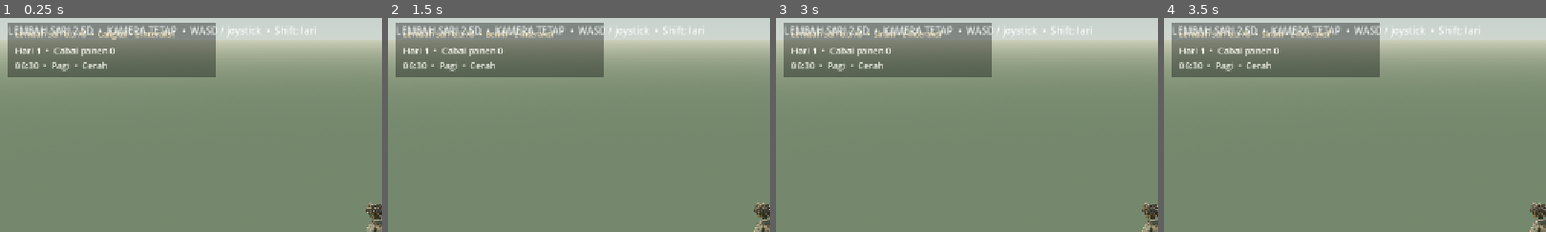
Above: before the commit, frames 1-4 (left to right).
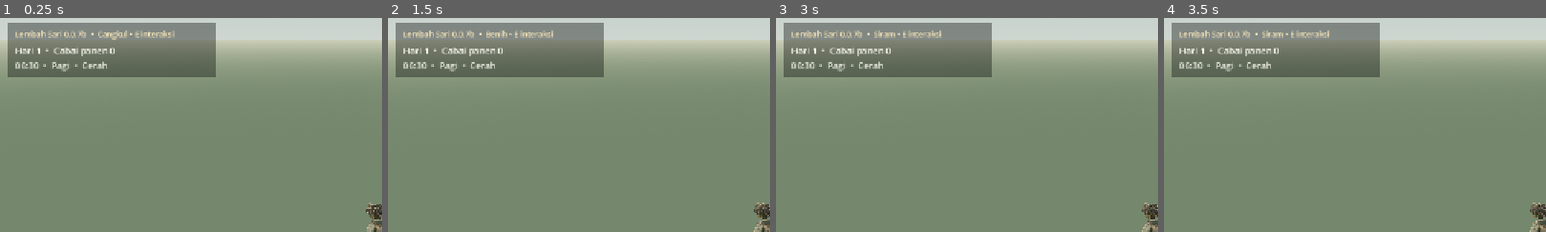
Above: after the commit, the same moments.

Repository: eneft/Lembah-sari
Game: Godot game, scene res://scenes/PlayableV5Test.tscn
Two runs of this game, one before a commit and one after it. Both use one fixed random seed, a clock stepped at 60 frames per second and the inputs below.
Inputs:
- Up to frame 1 (0.25 s): no input
- Up to frame 2 (1.5 s): click "● Cangkul" at 0.5 s; click "Benih" at 1.25 s
- Up to frame 3 (3 s): click "Cangkul" at 2 s; click "Siram" at 2.75 s
- Up to frame 4 (3.5 s): no input
The pictures show only the part of the screen within x 0-50%, y 0-50%; the shares and areas given below are measured in that part.

The runs differ from the first frame. In frame 1, 1.4% of the frame differs, in the area x 2-83%, y 3-9%; in frame 2, 1.3%; in frame 3, 1.3%; in frame 4, 1.3%.

Commit message:
Lock final camera framing and improve player readability

Diff:
--- a/scripts/playable_v5_test.gd
+++ b/scripts/playable_v5_test.gd
@@ -13,6 +13,12 @@
 const PLAYER_HOUSE_LOCAL_ROTATION_Y: float = 0.0
 const PLAYER_HOUSE_SCALE: float = 6.6
 
+# Final fixed-camera composition is independent from player spawn/movement.
+# These values preserve the approved framing from the previous passes.
+const CAMERA_WORLD_POSITION: Vector3 = Vector3(12.3, 4.88, -3.9)
+const CAMERA_WORLD_TARGET: Vector3 = Vector3(3.3, 0.90, 3.1)
+const CAMERA_FOV: float = 43.0
+
 @onready var player: CharacterBody3D = $Player
 
 
@@ -21,8 +27,8 @@
 	_load_hero_scene()
 	_build_test_collision()
 	_configure_player_camera()
+	_build_player_readability()
 	_apply_hybrid_environment()
-	_build_test_hud()
 
 
 func _build_environment() -> void:
@@ -293,44 +299,55 @@
 
 
 func _configure_player_camera() -> void:
+	var rig: Node3D = player.get_node_or_null("CameraRig") as Node3D
 	var camera: Camera3D = player.get_node_or_null("CameraRig/Camera3D") as Camera3D
-	if camera == null:
-		push_warning("Playable V5 test could not find the player camera")
-		return
-
-	# Low view from the village approach: see the front porch instead of looking
-	# down onto the roof. Follow the player with enough room to see the path.
-	camera.position = Vector3(9.0, 4.8, -7.0)
-	camera.fov = 43.0
+	if rig == null or camera == null:
+		push_warning("Playable V5 test could not find the fixed camera rig")
+		return
+
+	# Detach once, then author the camera in world space. Player spawn changes can
+	# no longer nudge the whole composition or move the house away from its frame.
+	rig.set_as_top_level(true)
+	rig.global_transform = Transform3D.IDENTITY
+	camera.position = CAMERA_WORLD_POSITION
+	camera.fov = CAMERA_FOV
+	camera.near = 0.10
 	camera.far = 160.0
-	camera.look_at(player.global_position + Vector3(0.0, 0.82, 0.0), Vector3.UP)
+	camera.look_at(CAMERA_WORLD_TARGET, Vector3.UP)
 	player.set("camera_relative_movement", true)
+
+
+func _build_player_readability() -> void:
+	# A restrained contact ellipse keeps the stylized character grounded/readable
+	# across grass, dirt and shallow-water values without adding an outline shader.
+	var shadow := MeshInstance3D.new()
+	shadow.name = "PlayerContactShadow"
+	var disc := CylinderMesh.new()
+	disc.top_radius = 0.34
+	disc.bottom_radius = 0.34
+	disc.height = 0.012
+	disc.radial_segments = 28
+	shadow.mesh = disc
+	shadow.scale = Vector3(1.18, 1.0, 0.72)
+	shadow.position = Vector3(0.0, 0.012, 0.0)
+	shadow.cast_shadow = GeometryInstance3D.SHADOW_CASTING_SETTING_OFF
+
+	var material := StandardMaterial3D.new()
+	material.resource_name = "PlayerReadabilityContact"
+	material.transparency = BaseMaterial3D.TRANSPARENCY_ALPHA
+	material.shading_mode = BaseMaterial3D.SHADING_MODE_UNSHADED
+	material.albedo_color = Color(0.055, 0.050, 0.040, 0.17)
+	material.roughness = 1.0
+	shadow.material_override = material
+	player.add_child(shadow)
 
 
 func _apply_hybrid_environment() -> void:
 	var hero: Node3D = get_node_or_null("HeroSceneV5") as Node3D
 	var camera: Camera3D = player.get_node("CameraRig/Camera3D") as Camera3D
-	var rig: Node3D = player.get_node("CameraRig") as Node3D
-	var fixed_position: Vector3 = rig.global_position
-	rig.set_as_top_level(true)
-	rig.global_position = fixed_position
 	if hero != null:
 		var environment_script: Script = load(HYBRID_ENVIRONMENT) as Script
 		if environment_script != null and environment_script.can_instantiate():
 			environment_script.new().apply(hero,camera)
 		else:
 			push_error("[LembahSari] Could not load image environment")
-
-
-func _build_test_hud() -> void:
-	var layer: CanvasLayer = CanvasLayer.new()
-	layer.name = "PlayableV5TestHUD"
-	add_child(layer)
-
-	var label: Label = Label.new()
-	label.name = "TestBadge"
-	label.position = Vector2(18.0, 14.0)
-	label.text = "LEMBAH SARI 2.5D  •  KAMERA TETAP  •  WASD / joystick  •  Shift: lari"
-	label.add_theme_font_size_override("font_size", 16)
-	label.modulate = Color(1.0, 1.0, 1.0, 0.88)
-	layer.add_child(label)
